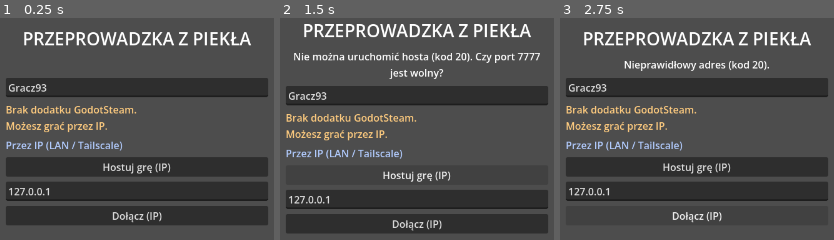
Above: before the commit, frames 1-3 (left to right).
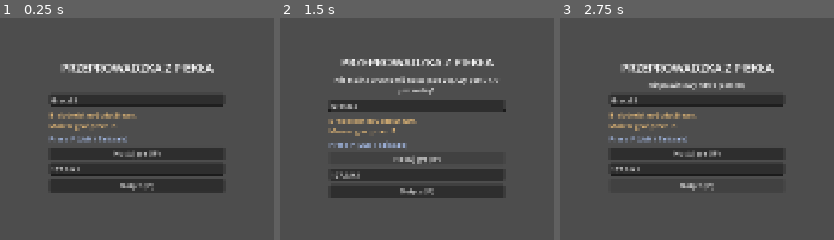
Above: after the commit, the same moments.

Repository: DeKinght/twoguysonecouch
Game: Godot game, scene res://ui/main_menu.tscn
The game is run twice, just before and just after one commit, with the same random seed, the same clock (stepped at 60 frames per second) and the same inputs.
Inputs:
- Up to frame 1 (0.25 s): no input
- Up to frame 2 (1.5 s): click "Dołącz (IP)" at 0.5 s; click "Hostuj grę (IP)" at 1.25 s
- Up to frame 3 (2.75 s): click "Dołącz (IP)" at 2 s

The runs differ from the first frame. In frame 1, 37% of the frame differs, in the area x 2-98%, y 6-94%; in frame 2, 34%; in frame 3, 29%.

Commit message:
Remove Block map; add roof and lighting to House map; fullscreen window
- Delete block scene/script and its entry in Net.LEVELS
- House: gable roof (CSG prism with collision), room lights, ceiling fixtures, porch light
- Start in borderless fullscreen with canvas_items stretch, F11 toggle

Co-Authored-By: Claude Sonnet 5.5 <noreply@anthropic.com>

Diff:
--- a/project.godot
+++ b/project.godot
@@ -26,8 +26,11 @@
 
 [display]
 
-window/size/viewport_width=1280
-window/size/viewport_height=720
+window/size/viewport_width=1920
+window/size/viewport_height=1080
+window/size/mode=3
+window/stretch/mode="canvas_items"
+window/stretch/aspect="expand"
 
 [layer_names]
 
--- a/scenes/levels/block.tscn
+++ /dev/null
@@ -1,41 +0,0 @@
-[gd_scene load_steps=5 format=3]
-
-[ext_resource type="Script" path="res://scripts/levels/block_level.gd" id="1_level"]
-
-[sub_resource type="ProceduralSkyMaterial" id="ProceduralSkyMaterial_sky"]
-
-[sub_resource type="Sky" id="Sky_main"]
-sky_material = SubResource("ProceduralSkyMaterial_sky")
-
-[sub_resource type="Environment" id="Environment_main"]
-background_mode = 2
-sky = SubResource("Sky_main")
-ambient_light_source = 3
-tonemap_mode = 2
-
-[node name="Block" type="Node3D"]
-script = ExtResource("1_level")
-
-[node name="WorldEnvironment" type="WorldEnvironment" parent="."]
-environment = SubResource("Environment_main")
-
-[node name="Sun" type="DirectionalLight3D" parent="."]
-transform = Transform3D(1, 0, 0, 0, 0.707, 0.707, 0, -0.707, 0.707, 0, 5, 0)
-shadow_enabled = true
-
-[node name="Players" type="Node3D" parent="."]
-
-[node name="PlayerSpawner" type="MultiplayerSpawner" parent="."]
-_spawnable_scenes = PackedStringArray("res://scenes/player/player.tscn")
-spawn_path = NodePath("../Players")
-
-[node name="SpawnPoints" type="Node3D" parent="."]
-
-[node name="Spawn1" type="Marker3D" parent="SpawnPoints"]
-transform = Transform3D(1, 0, 0, 0, 1, 0, 0, 0, 1, -2, 0.2, 5)
-
-[node name="Spawn2" type="Marker3D" parent="SpawnPoints"]
-transform = Transform3D(1, 0, 0, 0, 1, 0, 0, 0, 1, -3, 0.2, 5)
-
-[node name="Spawn3" type="Marker3D" parent="SpawnPoints"]
-transform = Transform3D(1, 0, 0, 0, 1, 0, 0, 0, 1, -4, 0.2, 5)
--- a/scenes/levels/house.tscn
+++ b/scenes/levels/house.tscn
@@ -108,6 +108,16 @@
 albedo_color = Color(0.12, 0.12, 0.13, 1)
 roughness = 0.9
 
+[sub_resource type="StandardMaterial3D" id="Mat_roof"]
+albedo_color = Color(0.55, 0.22, 0.17, 1)
+roughness = 0.85
+
+[sub_resource type="StandardMaterial3D" id="Mat_lamp"]
+albedo_color = Color(1, 0.97, 0.88, 1)
+emission_enabled = true
+emission = Color(1, 0.93, 0.75, 1)
+emission_energy_multiplier = 2.5
+
 [node name="House" type="Node3D"]
 script = ExtResource("lvl")
 
@@ -117,6 +127,57 @@
 [node name="Sun" type="DirectionalLight3D" parent="."]
 transform = Transform3D(0.866, 0, -0.5, 0.354, 0.707, 0.612, 0.354, -0.707, 0.612, 0, 8, 0)
 shadow_enabled = true
+
+[node name="Roof" type="CSGPolygon3D" parent="."]
+transform = Transform3D(0, 0, -1, 0, 1, 0, 1, 0, 0, -0.3, 2.579, 4)
+use_collision = true
+polygon = PackedVector2Array(-4.3, 0, 4.3, 0, 0, 2)
+depth = 12.6
+material = SubResource("Mat_roof")
+
+[node name="Lights" type="Node3D" parent="."]
+
+[node name="LightLiving" type="OmniLight3D" parent="Lights"]
+transform = Transform3D(1, 0, 0, 0, 1, 0, 0, 0, 1, 3, 2.2, 4)
+light_color = Color(1, 0.92, 0.78, 1)
+light_energy = 1.6
+shadow_enabled = true
+omni_range = 9.0
+
+[node name="LightKitchen" type="OmniLight3D" parent="Lights"]
+transform = Transform3D(1, 0, 0, 0, 1, 0, 0, 0, 1, 9, 2.2, 2)
+light_color = Color(1, 0.96, 0.88, 1)
+light_energy = 1.8
+shadow_enabled = true
+omni_range = 8.0
+
+[node name="LightBedroom" type="OmniLight3D" parent="Lights"]
+transform = Transform3D(1, 0, 0, 0, 1, 0, 0, 0, 1, 9, 2.2, 6)
+light_color = Color(1, 0.85, 0.65, 1)
+light_energy = 1.3
+shadow_enabled = true
+omni_range = 8.0
+
+[node name="LightPorch" type="OmniLight3D" parent="Lights"]
+transform = Transform3D(1, 0, 0, 0, 1, 0, 0, 0, 1, 5, 2.6, 8.6)
+light_color = Color(1, 0.88, 0.65, 1)
+light_energy = 1.2
+omni_range = 6.0
+
+[node name="FixtureLiving" type="CSGBox3D" parent="Lights"]
+transform = Transform3D(1, 0, 0, 0, 1, 0, 0, 0, 1, 3, 2.55, 4)
+size = Vector3(0.5, 0.05, 0.5)
+material = SubResource("Mat_lamp")
+
+[node name="FixtureKitchen" type="CSGBox3D" parent="Lights"]
+transform = Transform3D(1, 0, 0, 0, 1, 0, 0, 0, 1, 9, 2.55, 2)
+size = Vector3(0.5, 0.05, 0.5)
+material = SubResource("Mat_lamp")
+
+[node name="FixtureBedroom" type="CSGBox3D" parent="Lights"]
+transform = Transform3D(1, 0, 0, 0, 1, 0, 0, 0, 1, 9, 2.55, 6)
+size = Vector3(0.5, 0.05, 0.5)
+material = SubResource("Mat_lamp")
 
 [node name="Map" type="Node3D" parent="."]
 
--- a/scripts/core/input_setup.gd
+++ b/scripts/core/input_setup.gd
@@ -19,6 +19,15 @@
 	_bind_event("grab", click)
 
 
+## F11 przełącza pełny ekran / okno (przydatne przy testach dwóch instancji na jednym PC).
+func _unhandled_key_input(event: InputEvent) -> void:
+	var key := event as InputEventKey
+	if key != null and key.pressed and not key.echo and key.keycode == KEY_F11:
+		var fullscreen: bool = DisplayServer.window_get_mode() == DisplayServer.WINDOW_MODE_FULLSCREEN
+		DisplayServer.window_set_mode(
+			DisplayServer.WINDOW_MODE_WINDOWED if fullscreen else DisplayServer.WINDOW_MODE_FULLSCREEN)
+
+
 func _bind_key(action: StringName, keycode: Key) -> void:
 	var ev := InputEventKey.new()
 	ev.physical_keycode = keycode
--- a/scripts/levels/block_level.gd
+++ /dev/null
@@ -1,238 +0,0 @@
-extends "res://scripts/levels/level.gd"
-## Poziom "Blok": 3 kondygnacje, ciasna klatka schodowa (dwa biegi na piętro, półpiętro),
-## mieszkanie na 3. kondygnacji i bus przed wejściem jako strefa załadunku.
-##
-## Geometria i przedmioty są budowane W KODZIE, deterministycznie, na każdym peerze
-## (te same nazwy węzłów = te same ścieżki RPC/synchronizacji). Wymiary w stałych niżej,
-## więc łatwo je stroić. Układ (widok z góry, +Z = front budynku):
-##
-##   z=+2   ---- front (drzwi wejściowe w klatce) ----
-##          |klatka x -5..-1.9|        mieszkanie x -1.9..5       |
-##   z=-8   ---- tył ----
-##
-## Klatka: bieg A (pas x -5..-3.5) idzie w stronę tyłu i w górę, półpiętro przy z=-8..-6,
-## bieg B (pas x -3.4..-1.9) wraca ku frontowi. Na każdym piętrze korytarz przy froncie
-## łączy klatkę z mieszkaniem drzwiami w ścianie x=-1.9.
-
-const ITEM_SCENE: PackedScene = preload("res://scenes/items/grabbable.tscn")
-
-const T: float = 0.2            ## grubość stropów i ścian
-const FLOOR_H: float = 3.0      ## wysokość kondygnacji
-const TOP_Y: float = 9.0        ## strop nad ostatnią kondygnacją
-const STAIR_RISE: float = 1.5   ## wzniesienie jednego biegu
-const DOOR_W_FRONT: Vector2 = Vector2(-4.4, -3.2)   ## drzwi wejściowe (x od-do)
-const DOOR_Z_APT: Vector2 = Vector2(0.4, 1.5)       ## drzwi do mieszkania (z od-do)
-const DOOR_H: float = 2.1
-
-const COL_WALL: Color = Color(0.86, 0.83, 0.76)
-const COL_FLOOR: Color = Color(0.55, 0.5, 0.45)
-const COL_STAIR: Color = Color(0.45, 0.4, 0.36)
-const COL_GROUND: Color = Color(0.3, 0.5, 0.28)
-const COL_BUS: Color = Color(0.95, 0.8, 0.15)
-
-var bus_zone: Area3D
-
-var _geo: Node3D
-var _materials: Dictionary = {}
-
-
-func _ready() -> void:
-	_geo = Node3D.new()
-	_geo.name = "Geometry"
-	add_child(_geo)
-	_build_shell()
-	_build_stairs()
-	_build_bus()
-	_build_lights()
-	_build_items()
-	_build_job()
-	super()
-
-
-# --- Budynek ---------------------------------------------------------------------
-
-func _build_shell() -> void:
-	_aabb(Vector3(-40, -0.5, -40), Vector3(40, 0, 40), COL_GROUND)  # teren
-
-	# Ściany zewnętrzne.
-	_aabb(Vector3(-5.2, 0, -8.2), Vector3(5.2, TOP_Y + T, -8.0), COL_WALL)   # tył
-	_aabb(Vector3(-5.2, 0, -8.2), Vector3(-5.0, TOP_Y + T, 2.2), COL_WALL)   # lewa
-	_aabb(Vector3(5.0, 0, -8.2), Vector3(5.2, TOP_Y + T, 2.2), COL_WALL)     # prawa
-	# Front z drzwiami wejściowymi.
-	_aabb(Vector3(-5.2, 0, 2.0), Vector3(DOOR_W_FRONT.x, TOP_Y + T, 2.2), COL_WALL)
-	_aabb(Vector3(DOOR_W_FRONT.y, 0, 2.0), Vector3(5.2, TOP_Y + T, 2.2), COL_WALL)
-	_aabb(Vector3(DOOR_W_FRONT.x, DOOR_H + 0.1, 2.0), Vector3(DOOR_W_FRONT.y, TOP_Y + T, 2.2), COL_WALL)
-
-	# Ściana klatka/mieszkanie (x = -1.9) z drzwiami na każdym piętrze.
-	_aabb(Vector3(-2.0, 0, -8.2), Vector3(-1.8, TOP_Y + T, DOOR_Z_APT.x), COL_WALL)
-	_aabb(Vector3(-2.0, 0, DOOR_Z_APT.y), Vector3(-1.8, TOP_Y + T, 2.2), COL_WALL)
-	for f in 3:
-		var y0: float = f * FLOOR_H
-		_aabb(Vector3(-2.0, y0 + DOOR_H, DOOR_Z_APT.x), Vector3(-1.8, y0 + FLOOR_H, DOOR_Z_APT.y), COL_WALL)
-
-	# Przegroda między biegami (x = -3.5..-3.4).
-	_aabb(Vector3(-3.5, 0, -6.0), Vector3(-3.4, TOP_Y + T, -0.2), COL_WALL)
-
-	# Stropy: mieszkania, korytarze, półpiętra, dach.
-	for y in [FLOOR_H, 2.0 * FLOOR_H]:
-		_slab(-1.9, 5.0, -8.0, 2.0, y, COL_FLOOR)       # mieszkanie
-		_slab(-5.0, -1.9, -0.2, 2.0, y, COL_FLOOR)      # korytarz przy froncie
-	for y in [STAIR_RISE, FLOOR_H + STAIR_RISE]:
-		_slab(-5.0, -1.9, -8.0, -6.0, y, COL_FLOOR)     # półpiętra
-	_slab(-5.0, 5.0, -8.0, 2.0, TOP_Y + T, COL_WALL)    # dach
-
-
-func _build_stairs() -> void:
-	for f in 2:
-		var y0: float = f * FLOOR_H
-		# Bieg A: z=-0.2 (y0) -> z=-6 (y0+1.5), pas x -5..-3.5.
-		_ramp(-4.25, 1.5, -0.2, y0, -6.0, y0 + STAIR_RISE)
-		# Bieg B: z=-6 (y0+1.5) -> z=-0.2 (y0+3), pas x -3.4..-1.9.
-		_ramp(-2.65, 1.5, -6.0, y0 + STAIR_RISE, -0.2, y0 + FLOOR_H)
-
-
-func _build_lights() -> void:
-	for f in 3:
-		var y0: float = f * FLOOR_H
-		_light(Vector3(1.5, y0 + 2.4, -3.0), 9.0, 1.3)    # mieszkanie
-		_light(Vector3(-3.5, y0 + 2.2, -3.0), 8.0, 1.1)   # klatka
-
-
-# --- Bus -------------------------------------------------------------------------
-
-func _build_bus() -> void:
-	# Wnętrze paki: x -4.7..-2.3, z od 7.5 (otwarty tył) do 12.5. Ściany mają 2,6 m.
-	_aabb(Vector3(-4.9, 0, 7.5), Vector3(-4.7, 2.6, 12.7), COL_BUS)   # lewa
-	_aabb(Vector3(-2.3, 0, 7.5), Vector3(-2.1, 2.6, 12.7), COL_BUS)   # prawa
-	_aabb(Vector3(-4.9, 0, 12.5), Vector3(-2.1, 2.6, 12.7), COL_BUS)  # przód paki
-	_aabb(Vector3(-4.9, 0, 12.7), Vector3(-2.1, 1.8, 14.5), Color(0.85, 0.65, 0.1))  # kabina
-	_aabb(Vector3(-4.7, 0.0, 7.5), Vector3(-2.3, 0.02, 12.5), Color(0.5, 0.45, 0.4), false)  # podłoga
-
-	var label := Label3D.new()
-	label.text = "BUS - ZANOŚ TUTAJ"
-	label.pixel_size = 0.01
-	label.billboard = BaseMaterial3D.BILLBOARD_ENABLED
-	label.position = Vector3(-3.5, 3.1, 7.6)
-	add_child(label)
-
-	bus_zone = Area3D.new()
-	bus_zone.name = "BusZone"
-	bus_zone.collision_layer = 0
-	bus_zone.collision_mask = 4  # tylko przedmioty
-	bus_zone.position = Vector3(-3.5, 1.3, 10.0)
-	var shape := CollisionShape3D.new()
-	var box := BoxShape3D.new()
-	box.size = Vector3(2.3, 2.6, 4.8)
-	shape.shape = box
-	bus_zone.add_child(shape)
-	add_child(bus_zone)
-
-
-# --- Przedmioty -------------------------------------------------------------------
-
-func _build_items() -> void:
-	var items := Node3D.new()
-	items.name = "Items"
-	add_child(items)
-
-	var y: float = 2.0 * FLOOR_H  # podłoga mieszkania na 3. kondygnacji
-	var table: Array[Dictionary] = [
-		{"name": "Lodowka", "label": "Lodówka", "size": Vector3(0.8, 1.8, 0.8), "mass": 60.0,
-				"value": 800.0, "dur": 80.0, "color": Color(0.9, 0.92, 0.95), "pos": Vector3(4.4, y + 0.92, -6.8)},
-		{"name": "Kanapa", "label": "Kanapa", "size": Vector3(2.0, 0.8, 0.9), "mass": 40.0,
-				"value": 500.0, "dur": 120.0, "color": Color(0.55, 0.25, 0.3), "pos": Vector3(1.0, y + 0.42, -7.3)},
-		{"name": "Telewizor", "label": "Telewizor", "size": Vector3(1.1, 0.7, 0.12), "mass": 12.0,
-				"value": 600.0, "dur": 40.0, "color": Color(0.1, 0.1, 0.12), "pos": Vector3(2.8, y + 0.37, -7.6)},
-		{"name": "Lampa", "label": "Lampa", "size": Vector3(0.3, 1.6, 0.3), "mass": 3.0,
-				"value": 150.0, "dur": 30.0, "color": Color(0.95, 0.9, 0.5), "pos": Vector3(4.6, y + 0.82, -2.0)},
-		{"name": "Akwarium", "label": "Akwarium", "size": Vector3(1.0, 0.55, 0.45), "mass": 25.0,
-				"value": 400.0, "dur": 20.0, "color": Color(0.5, 0.8, 0.9), "pos": Vector3(2.4, y + 0.3, -4.0)},
-		{"name": "Pianino", "label": "Pianino", "size": Vector3(1.4, 1.2, 0.6), "mass": 95.0,
-				"value": 900.0, "dur": 60.0, "color": Color(0.2, 0.12, 0.1), "pos": Vector3(4.2, y + 0.62, -3.6)},
-		{"name": "Karton", "label": "Karton", "size": Vector3(0.5, 0.5, 0.5), "mass": 5.0,
-				"value": 80.0, "dur": 100.0, "color": Color(0.72, 0.55, 0.35), "pos": Vector3(0.0, y + 0.27, -2.5)},
-		{"name": "KartonSzklo", "label": "Karton (szkło)", "size": Vector3(0.5, 0.5, 0.5), "mass": 5.0,
-				"value": 250.0, "dur": 25.0, "color": Color(0.6, 0.75, 0.85), "pos": Vector3(0.8, y + 0.27, -2.5),
-				"text": "SZKŁO"},
-	]
-	for entry in table:
-		var item := ITEM_SCENE.instantiate() as Grabbable
-		item.name = entry["name"]
-		item.item_name = entry["label"]
-		item.size = entry["size"]
-		item.mass = entry["mass"]
-		item.value = entry["value"]
-		item.durability = entry["dur"]
-		item.color = entry["color"]
-		item.label_text = entry.get("text", "")
-		item.position = entry["pos"]
-		items.add_child(item)
-
-
-func _build_job() -> void:
-	var job := JobManager.new()
-	job.name = "Job"
-	job.zone = bus_zone
-	add_child(job)
-
-
-# --- Pomocnicze do geometrii --------------------------------------------------------
-
-func _material(color: Color) -> StandardMaterial3D:
-	if not _materials.has(color):
-		var mat := StandardMaterial3D.new()
-		mat.albedo_color = color
-		_materials[color] = mat
-	return _materials[color]
-
-
-func _aabb(min_p: Vector3, max_p: Vector3, color: Color, solid: bool = true) -> void:
-	_box((min_p + max_p) * 0.5, max_p - min_p, color, 0.0, solid)
-
-
-## Strop o górnej powierzchni na wysokości y.
-func _slab(x0: float, x1: float, z0: float, z1: float, y: float, color: Color) -> void:
-	_aabb(Vector3(x0, y - T, z0), Vector3(x1, y, z1), color)
-
-
-## Pochylnia od (z_a, y_a) do (z_b, y_b), pas o środku x_center i szerokości width.
-func _ramp(x_center: float, width: float, z_a: float, y_a: float, z_b: float, y_b: float) -> void:
-	var dz: float = z_b - z_a
-	var dy: float = y_b - y_a
-	var length: float = Vector2(dz, dy).length()
-	var angle: float = atan2(dy, absf(dz)) * -signf(dz)
-	var center := Vector3(x_center, (y_a + y_b) * 0.5 - T * 0.5 * cos(angle), (z_a + z_b) * 0.5)
-	_box(center, Vector3(width, T, length), COL_STAIR, angle, true)
-
-
-func _box(center: Vector3, box_size: Vector3, color: Color, rot_x: float = 0.0, solid: bool = true) -> void:
-	var mesh := MeshInstance3D.new()
-	var box_mesh := BoxMesh.new()
-	box_mesh.size = box_size
-	box_mesh.material = _material(color)
-	mesh.mesh = box_mesh
-	if solid:
-		var body := StaticBody3D.new()
-		body.collision_layer = 1
-		body.collision_mask = 0
-		body.position = center
-		body.rotation.x = rot_x
-		var shape := CollisionShape3D.new()
-		var box_shape := BoxShape3D.new()
-		box_shape.size = box_size
-		shape.shape = box_shape
-		body.add_child(shape)
-		body.add_child(mesh)
-		_geo.add_child(body)
-	else:
-		mesh.position = center
-		mesh.rotation.x = rot_x
-		_geo.add_child(mesh)
-
-
-func _light(pos: Vector3, light_range: float, energy: float) -> void:
-	var light := OmniLight3D.new()
-	light.position = pos
-	light.omni_range = light_range
-	light.light_energy = energy
-	_geo.add_child(light)
--- a/scripts/net/net.gd
+++ b/scripts/net/net.gd
@@ -21,7 +21,6 @@
 const MENU_SCENE: String = "res://ui/main_menu.tscn"
 ## Mapy do wyboru w lobby (nazwa -> scena). Pierwsza jest domyślna.
 const LEVELS: Dictionary = {
-	"Blok": "res://scenes/levels/block.tscn",
 	"Dom (mapa testowa)": "res://scenes/levels/house.tscn",
 }
 
Not shown, removed: scripts/levels/block_level.gd.uid
